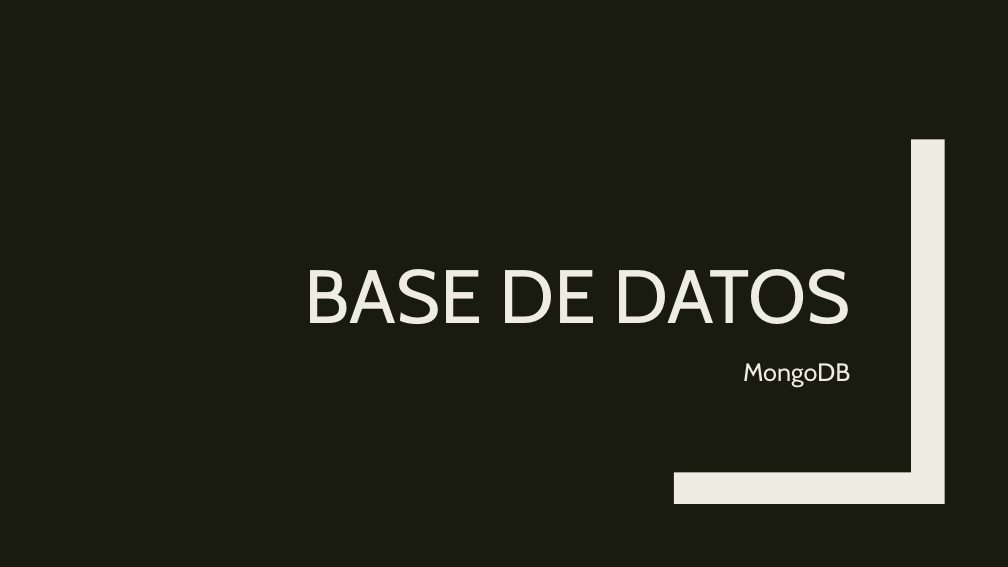
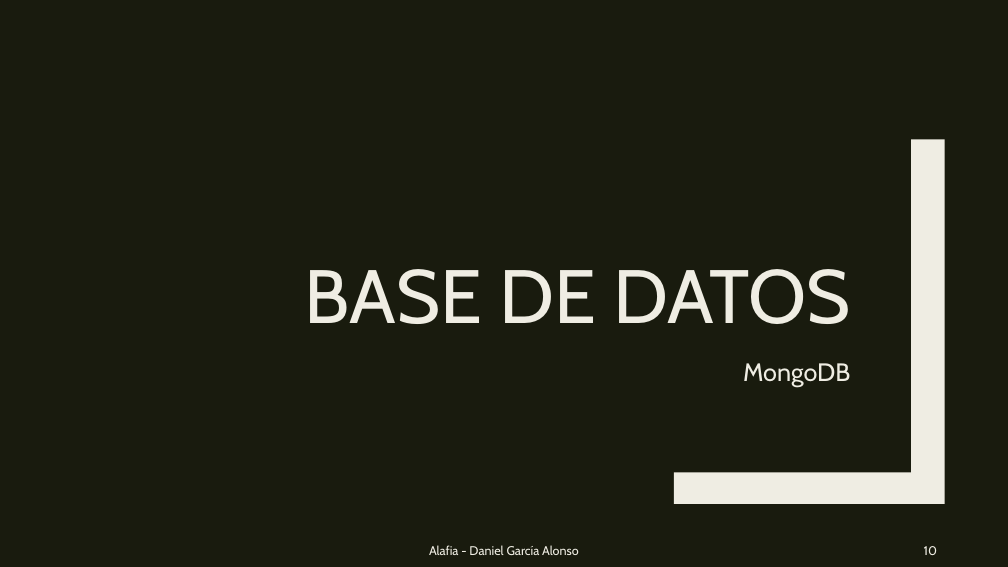
Before and after one commit to daniescorpio/Alafia, a slide deck: slide 10 of AlafiaPresentacion.pptx. Drawn at 1008x567 pixels with LibreOffice and Linux fonts; fonts in the diff are those of the drawing. Boxes give left, top, right and bottom in pixels: in the first picture for what was removed or moved away, otherwise in the second. Text is boxed around its words. In the diff, an @@ line names an element or a change of style, - is before the commit and + after.

```diff
--- a/AlafiaPresentacion.pptx
+++ b/AlafiaPresentacion.pptx
@@ text added at (429, 545, 579, 555), 12 pt, text #EFEDE3 @@
+Alafia - Daniel García Alonso
@@ page number added at (924, 546, 937, 555), 12 pt, text #EFEDE3 @@
+10
```
Also in this commit, not shown: 24 other slides changed, 1 slide added, 2 slides removed.
